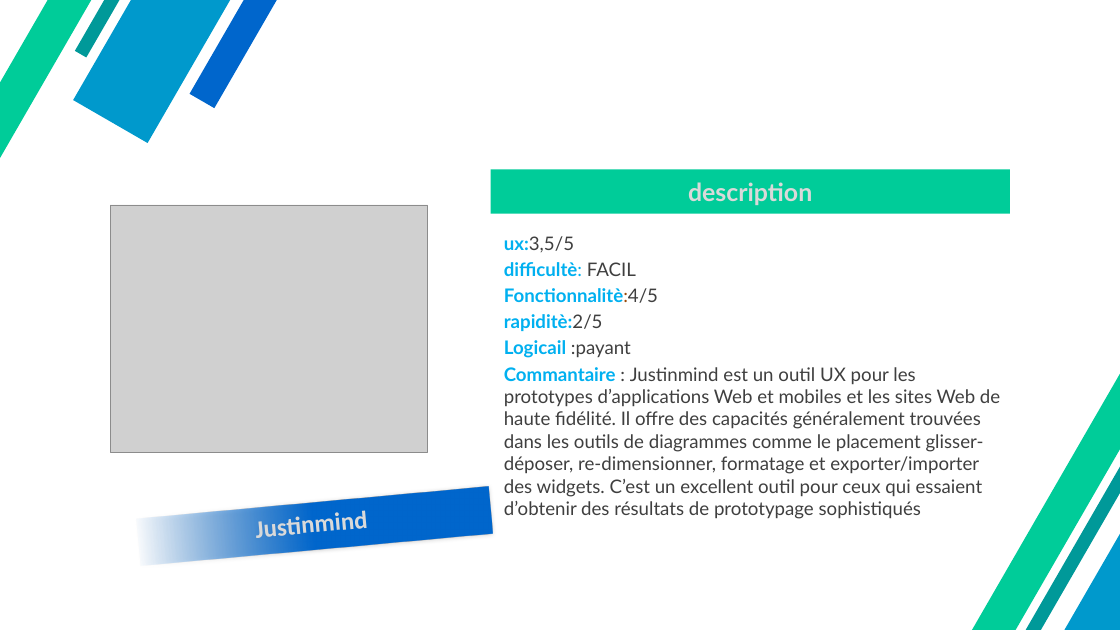
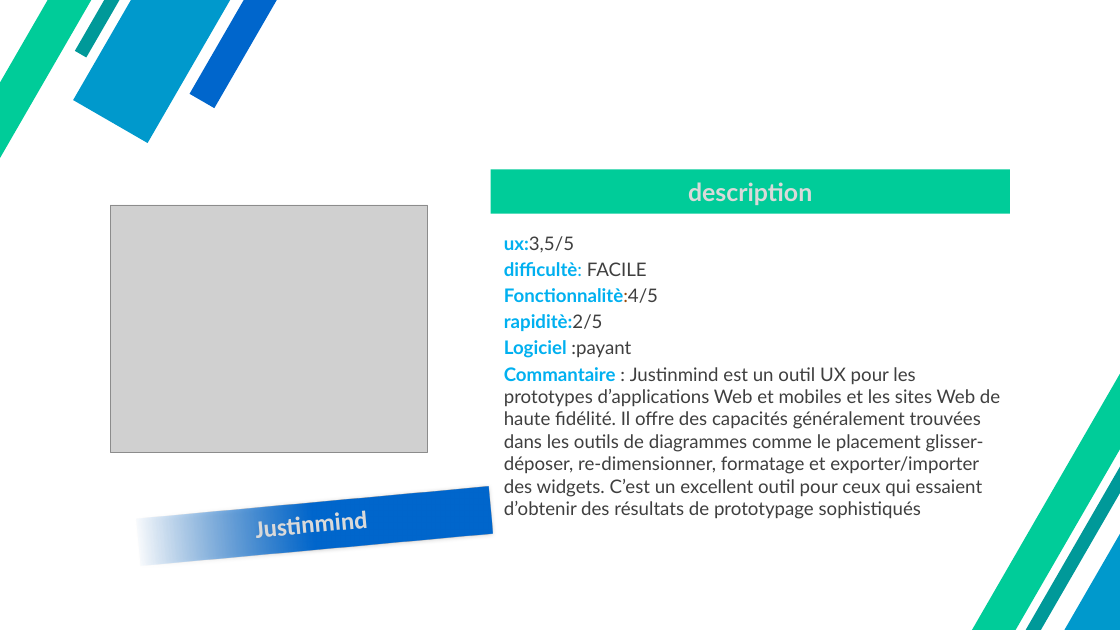
Before and after one commit to ABelcaid/wireframing, a slide deck: slide 13 of le travail de groupe/PROJETRESTO.pptx. Drawn at 1120x630 pixels with LibreOffice and Linux fonts; fonts in the diff are those of the drawing; grey boxes stand for pictures; background and template pictures are left out. Boxes give left, top, right and bottom in pixels: in the first picture for what was removed or moved away, otherwise in the second. Text is boxed around its words. In the diff, an @@ line names an element or a change of style, - is before the commit and + after.

```diff
--- a/le travail de groupe/PROJETRESTO.pptx
+++ b/le travail de groupe/PROJETRESTO.pptx
@@ text at (504, 262, 647, 276): text changed @@
-difficultè: FACIL
+difficultè: FACILE
@@ text at (504, 340, 631, 358): text changed @@
-Logicail :payant
+Logiciel :payant
```
Also in this commit, not shown: 3 other slides changed, 8 other files.
